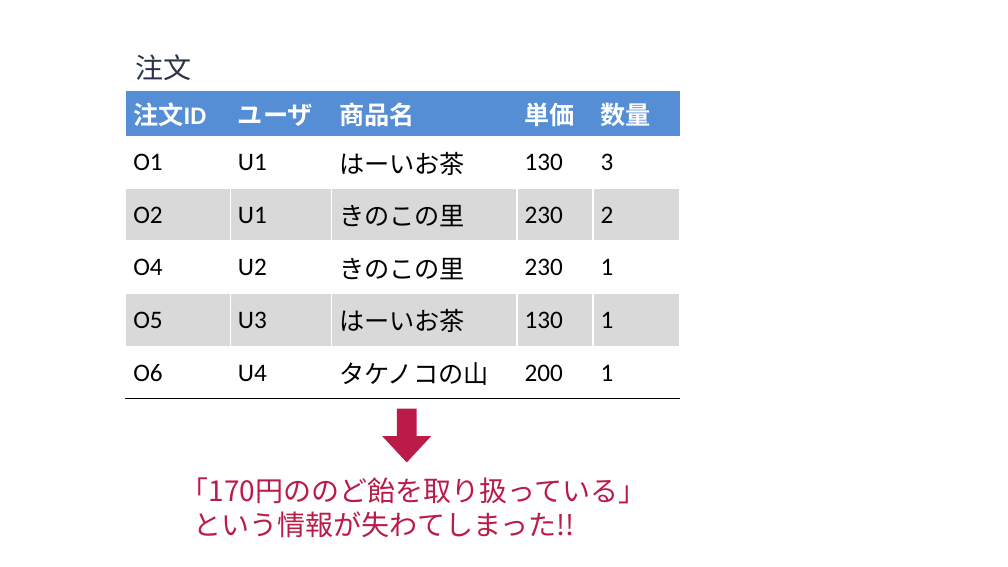
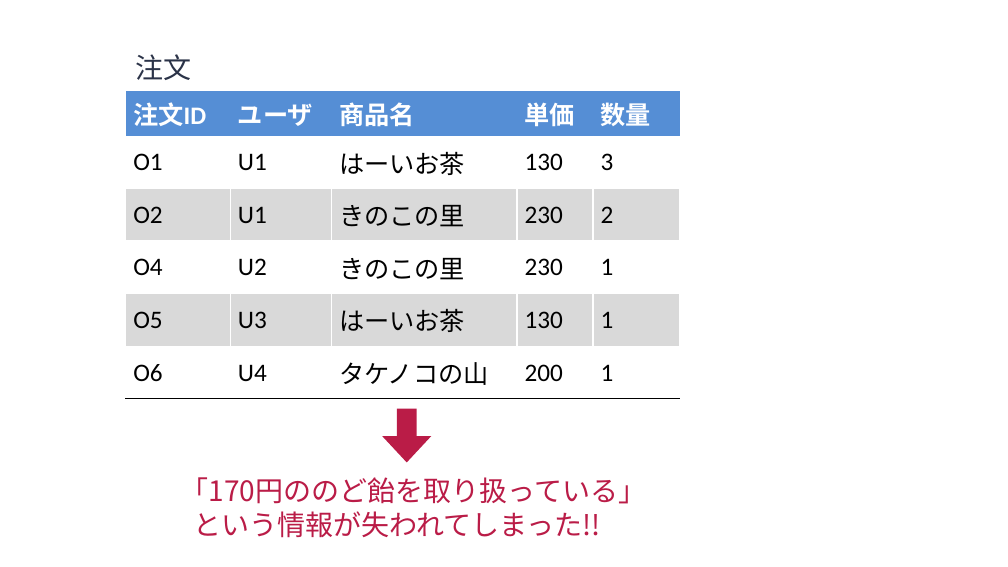
Before and after one commit to trycycle/database-textbook-draft, a slide deck: slide 51 of figure/__material/ppt/図表集-2026.pptx. Drawn at 1008x567 pixels with LibreOffice and Linux fonts; fonts in the diff are those of the drawing. Boxes give left, top, right and bottom in pixels: in the first picture for what was removed or moved away, otherwise in the second. Text is boxed around its words. In the diff, an @@ line names an element or a change of style, - is before the commit and + after.

```diff
--- a/figure/__material/ppt/図表集-2026.pptx
+++ b/figure/__material/ppt/図表集-2026.pptx
@@ text at [193,511,601,538]: text changed @@
-という情報が失わてしまった!!
+という情報が失われてしまった!!
```
Also in this commit, not shown: 17 other files.
